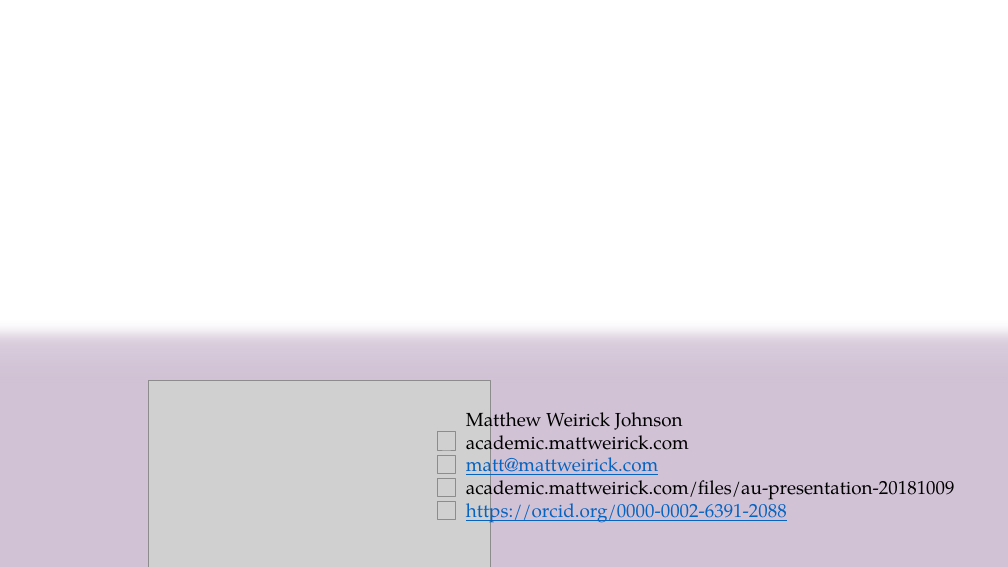
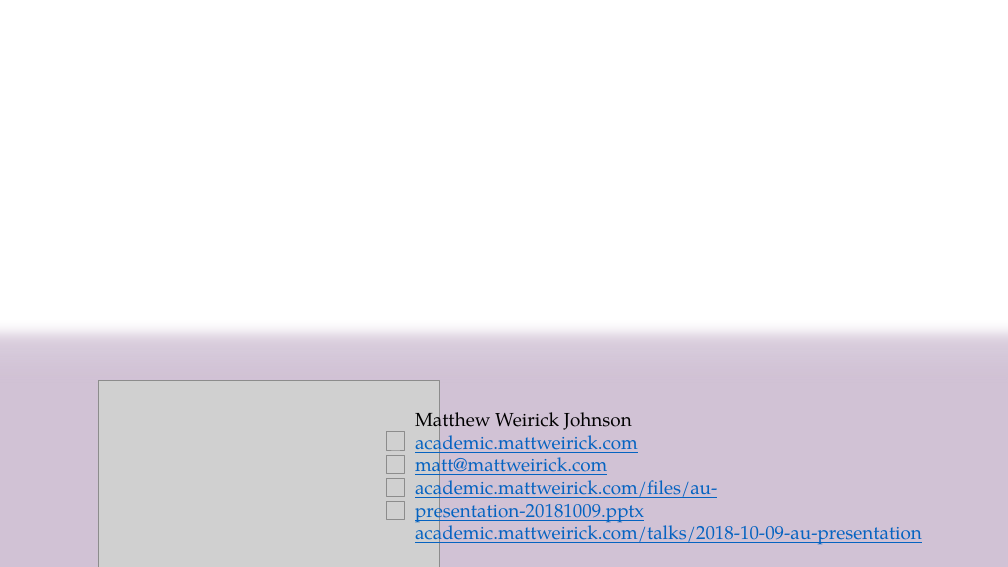
Before and after one commit to mattweirick/mattweirick.github.io, a slide deck: slide 17 of files/au-presentation-20181009.pptx (slide 19 before the commit). Drawn at 1008x567 pixels with LibreOffice and Linux fonts; fonts in the diff are those of the drawing; grey boxes stand for pictures; background and template pictures are left out. Boxes give left, top, right and bottom in pixels: in the first picture for what was removed or moved away, otherwise in the second. Text is boxed around its words. In the diff, an @@ line names an element or a change of style, - is before the commit and + after.

```diff
--- a/files/au-presentation-20181009.pptx
+++ b/files/au-presentation-20181009.pptx
@@ text "Matthew Weirick Johnson": place and size @@
-text "Matthew Weirick Johnson" at bbox=[466, 407, 955, 524]
+text "Matthew Weirick Johnson" at bbox=[415, 407, 922, 547]
@@ text at bbox=[415, 429, 638, 456]: text colour #000000 to #0563C1, underline on in "academic.mattweirick.com" @@
@@ text at bbox=[415, 475, 922, 547]: text changed; text colour #000000 to #0563C1 @@
-academic.mattweirick.com/files/au-presentation-20181009
-https://orcid.org/0000-0002-6391-2088
+academic.mattweirick.com/files/au-presentation-20181009.pptx
+academic.mattweirick.com/talks/2018-10-09-au-presentation
@@ 5 pictures: place and size @@
-5 pictures at bbox=[149, 380, 491, 567]
+5 pictures at bbox=[98, 380, 440, 567]
```
Also in this commit, not shown: 5 other slides changed, 2 slides removed.
